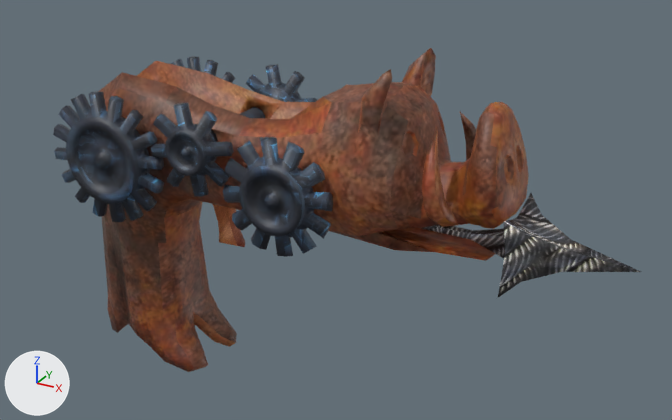
A saved change to the Blender file Modèles 3D/Items/Armes/Grappy/Grappy.blend.
Both versions are drawn from a 50 mm lens placed at (12.45, -16.46, 13.06), pointed at (3.23, 0.3, 4.67). The axes (+X, +Y, +Z) are drawn at lower left. The lights are the same throughout.

Objects in the first picture: 'Cone', 'Corps', 'Gachette', 'engr moy', 'engre gros', 'engre pet'.
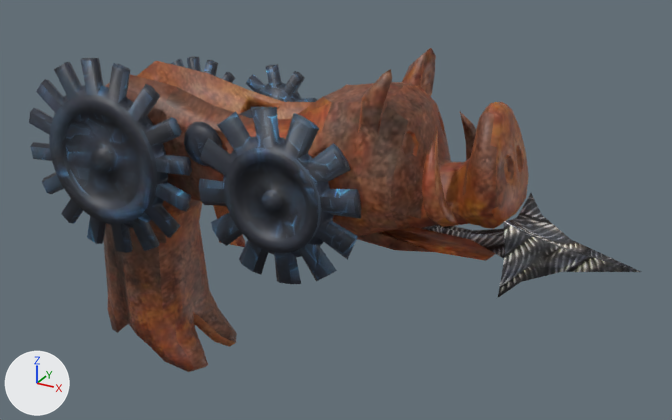
Commit message: grappy v2

Pixel boxes [x1, y1, x2, y2] of what changed, in the pictures (672 x 420 px; the box of a moved part takes in the faces that stretch with it):
'engre gros', reshaped (13% wider, 19% taller)
    before: [53, 56, 235, 222]
    after: [29, 56, 235, 253]
'engr moy', reshaped
    before: [223, 137, 333, 257]
    after: [199, 107, 361, 284]
'engre pet', reshaped (20% narrower, 23% shorter)
    before: [151, 64, 317, 196]
    after: [184, 64, 317, 166]
part 1 of me_cylinder_006, cut back
    before: [151, 102, 234, 196]
    after: [184, 122, 222, 166]
part 3 of me_cylinder_003, moved or reshaped
    before: [53, 91, 164, 222]
    after: [29, 58, 192, 253]

Edits to the bpy script that builds the scene:
```text
Change me_cylinder_006:
    used by ob_engre_pet; location = (0.9, 0.0, 6.34)
    remove me_cylinder_006.from_pydata(...)  # 434 vertices, 448 faces; spans x -1.01..1.01, y -2.02..2.02, z -1.01..1.01
    add me_cylinder_006.from_pydata(...)  # 289 vertices, 289 faces; spans x -1.01..1.01, y -1.54..2.02, z -1.01..1.01
    me_cylinder_006 part 1
    177 vertices are removed from x -1.01..1.01, y -2.02..-1.62, z -1.01..1.01
    192 faces are deleted
    32 vertices in x -0.5..0.5, y -1.5, z -0.5..0.5 move by (0.0, 0.17, 0.0)
    32 vertices are added at x -0.42..0.42, y -1.54..-1.46, z -0.42..0.42
    33 new faces join them
Change me_cylinder_005:
    used by ob_engr_moy; location = (2.99, 0.0, 5.68)
    remove me_cylinder_005.from_pydata(...)  # 650 vertices, 672 faces; spans x -1.28..1.28, y -2.03..2.03, z -1.28..1.28
    add me_cylinder_005.from_pydata(...)  # 650 vertices, 672 faces; spans x -1.92..1.92, y -2.03..2.03, z -1.92..1.92
    me_cylinder_005 part 2: 288 of the vertices in x -1.28..1.28, y -2.0..-1.5, z -1.28..1.28 are scaled about their middle by (1.5, 1, 1.5)
Change me_cylinder_003:
    used by ob_engre_gros; location = (-1.47, 0.0, 5.74)
    remove me_cylinder_003.from_pydata(...)  # 962 vertices, 992 faces; spans x -1.52..1.52, y -2.03..2.03, z -1.52..1.52
    add me_cylinder_003.from_pydata(...)  # 962 vertices, 992 faces; spans x -2.28..2.28, y -2.03..2.03, z -2.28..2.28
    me_cylinder_003 part 3: 384 of the vertices in x -1.52..1.52, y -2.0..-1.5, z -1.52..1.52 are scaled about their middle by (1.5, 1, 1.5)
```
